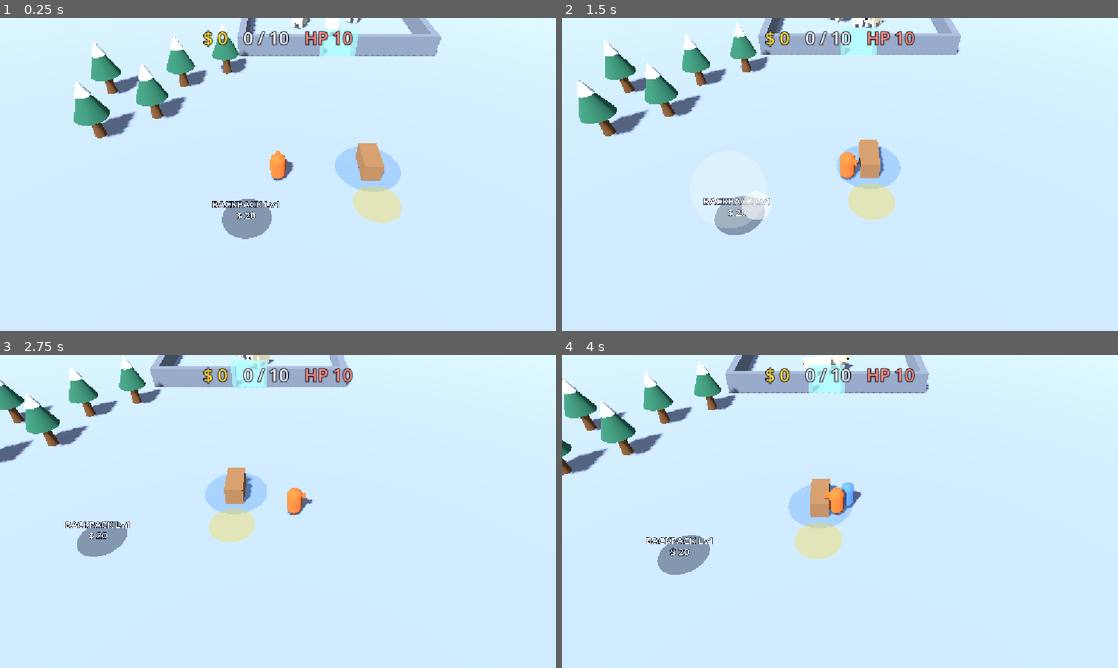
Above: before the commit, frames 1-4 (two rows, left to right).
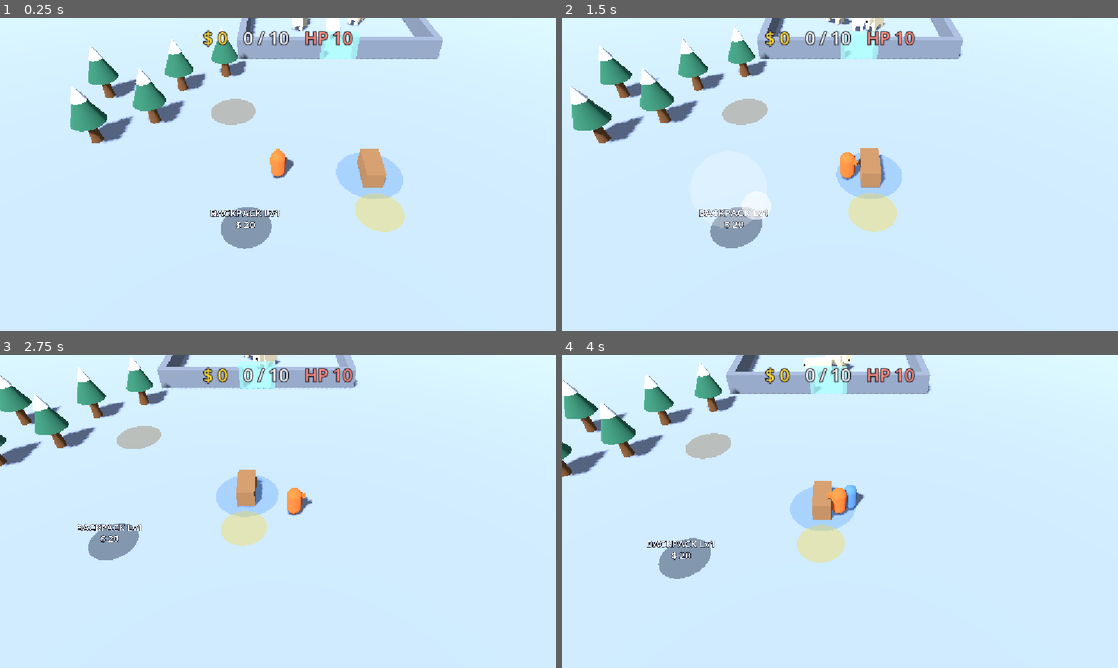
Above: after the commit, the same moments.

Repository: kimpro4214/FrostCamp
Game: Godot game, scene res://frost_camp/scenes/main.tscn
Same seed, same stepped clock (60 frames per second), same inputs: the game is played once before the commit and once after it.
Inputs (mouse positions are in pixels of both pictures, inside the frame that each line leads up to):
- Up to frame 1 (0.25 s): no input
- Up to frame 2 (1.5 s): move the mouse to (962, 158) at 0.52 s; hold D 0.53-1.25 s; click (962, 158) at 0.67 s; drag from (728, 190) to (812, 237) at 1.27 s
- Up to frame 3 (2.75 s): move the mouse to (333, 442) at 2.02 s; hold D from 2.03 s (still down)
- Up to frame 4 (4 s): release D at 2.75 s; drag from (812, 574) to (673, 464) at 2.77 s; move the mouse to (1006, 558) at 3.52 s; hold A from 3.53 s (still down)

The runs differ from the first frame. In frame 1, 5.7% of the frame differs, in the area x 12-80%, y 0-74%; in frame 2, 7.1%, in the area x 1-73%, y 0-74%; in frame 3, 6.6%; in frame 4, 3.3%.

Commit message:
feat: 프로스트 캠프 메인 씬에 길찾기 메시와 일꾼 고용 연결

Diff:
--- a/frost_camp/scenes/main.gd
+++ b/frost_camp/scenes/main.gd
@@ -1,11 +1,13 @@
 extends Node3D
 ## 메인 씬. sim을 만들고, layout 데이터대로 도형을 배치하고, 매 물리 프레임 sim을 돌린다.
+## 일꾼이 쓸 길찾기 메시는 배치가 끝난 뒤 굽는다.
 
 const TreeScene := preload("res://frost_camp/scenes/tree.tscn")
 const StallScene := preload("res://frost_camp/scenes/stall.tscn")
 const ZoneScene := preload("res://frost_camp/scenes/zone.tscn")
 const BearScene := preload("res://frost_camp/scenes/bear.tscn")
 const RegionScene := preload("res://frost_camp/scenes/region.tscn")
+const WorkerScene := preload("res://frost_camp/scenes/worker.tscn")
 
 var sim: FrostSim
 
@@ -38,8 +40,28 @@
 		var region := RegionScene.instantiate()
 		$Regions.add_child(region)
 		region.setup(sim, region_name)
+	$Woodpile.setup(sim)
+	sim.worker_hired.connect(_on_worker_hired)
+	sim.zone_purchased.connect(_on_zone_purchased)
 	_camera.target = _player
 	_camera.snap()
+	_bake_navigation()
+
+
+func _on_worker_hired(index: int) -> void:
+	var worker := WorkerScene.instantiate()
+	$Workers.add_child(worker)
+	worker.setup(sim, index)
+
+
+## 구매로 판매대가 열리거나 얼음벽이 사라지면 길이 바뀌므로 한 프레임 뒤 길찾기 메시를 다시 굽는다.
+func _on_zone_purchased(_id: String, _level: int) -> void:
+	await get_tree().process_frame
+	_bake_navigation()
+
+
+func _bake_navigation() -> void:
+	$NavigationRegion3D.bake_navigation_mesh(false)
 
 
 func _physics_process(delta: float) -> void:
--- a/frost_camp/scenes/main.tscn
+++ b/frost_camp/scenes/main.tscn
@@ -4,6 +4,7 @@
 [ext_resource type="Script" path="res://frost_camp/scenes/follow_camera.gd" id="2_camera"]
 [ext_resource type="PackedScene" path="res://frost_camp/scenes/player.tscn" id="3_player"]
 [ext_resource type="PackedScene" path="res://frost_camp/ui/hud.tscn" id="4_hud"]
+[ext_resource type="PackedScene" path="res://frost_camp/scenes/woodpile.tscn" id="5_woodpile"]
 
 [sub_resource type="Environment" id="Environment_main"]
 background_mode = 1
@@ -19,6 +20,20 @@
 material = SubResource("StandardMaterial3D_snow")
 size = Vector2(200, 200)
 
+[sub_resource type="BoxShape3D" id="BoxShape3D_ground"]
+size = Vector3(200, 0.2, 200)
+
+[sub_resource type="NavigationMesh" id="NavigationMesh_camp"]
+geometry_parsed_geometry_type = 1
+geometry_source_geometry_mode = 1
+geometry_source_group_name = &"nav_source"
+cell_size = 0.25
+cell_height = 0.25
+agent_height = 1.5
+agent_radius = 0.5
+agent_max_climb = 0.25
+filter_baking_aabb = AABB(-30, -2, -32, 60, 6, 48)
+
 [node name="Main" type="Node3D"]
 script = ExtResource("1_main")
 
@@ -30,23 +45,36 @@
 light_energy = 0.8
 shadow_enabled = true
 
-[node name="Ground" type="MeshInstance3D" parent="."]
+[node name="Ground" type="MeshInstance3D" parent="." groups=["nav_source"]]
 mesh = SubResource("PlaneMesh_ground")
+
+[node name="StaticBody3D" type="StaticBody3D" parent="Ground"]
+
+[node name="CollisionShape3D" type="CollisionShape3D" parent="Ground/StaticBody3D"]
+transform = Transform3D(1, 0, 0, 0, 1, 0, 0, 0, 1, 0, -0.1, 0)
+shape = SubResource("BoxShape3D_ground")
+
+[node name="NavigationRegion3D" type="NavigationRegion3D" parent="."]
+navigation_mesh = SubResource("NavigationMesh_camp")
 
 [node name="Camera3D" type="Camera3D" parent="."]
 transform = Transform3D(1, 0, 0, 0, 0.707107, 0.707107, 0, -0.707107, 0.707107, 0, 13, 13)
 fov = 50.0
 script = ExtResource("2_camera")
 
-[node name="Trees" type="Node3D" parent="."]
+[node name="Trees" type="Node3D" parent="." groups=["nav_source"]]
 
-[node name="Stalls" type="Node3D" parent="."]
+[node name="Stalls" type="Node3D" parent="." groups=["nav_source"]]
 
 [node name="Zones" type="Node3D" parent="."]
 
 [node name="Bears" type="Node3D" parent="."]
 
-[node name="Regions" type="Node3D" parent="."]
+[node name="Regions" type="Node3D" parent="." groups=["nav_source"]]
+
+[node name="Woodpile" parent="." instance=ExtResource("5_woodpile")]
+
+[node name="Workers" type="Node3D" parent="."]
 
 [node name="Player" parent="." instance=ExtResource("3_player")]
 
--- a/frost_camp/scenes/region_view.gd
+++ b/frost_camp/scenes/region_view.gd
@@ -28,8 +28,10 @@
 	var along_x := is_equal_approx(gate.y, rect.position.y) or is_equal_approx(gate.y, rect.end.y)
 	_ice.position = Vector3(gate.x, 0.0, gate.y)
 	_ice.rotation.y = 0.0 if along_x else PI / 2.0
-	# 템플릿의 얼음벽 충돌체가 원점에 남지 않게 지운다.
-	$Templates.queue_free()
+	# 템플릿의 얼음벽 충돌체가 원점에 남지 않게(길찾기 메시에도 잡히지 않게) 바로 떼어 낸다.
+	var templates := $Templates
+	remove_child(templates)
+	templates.queue_free()
 
 
 func _process(_delta: float) -> void:
